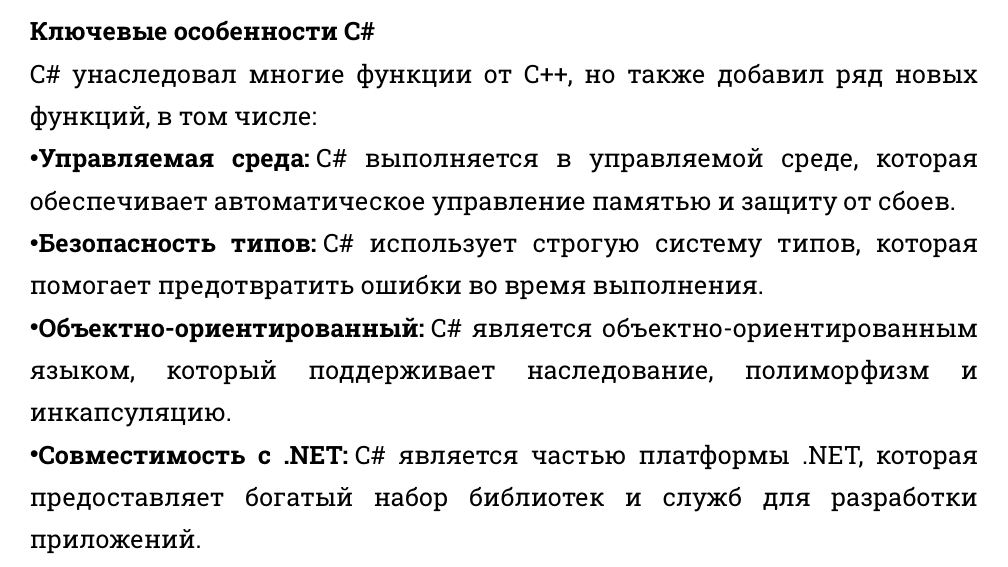
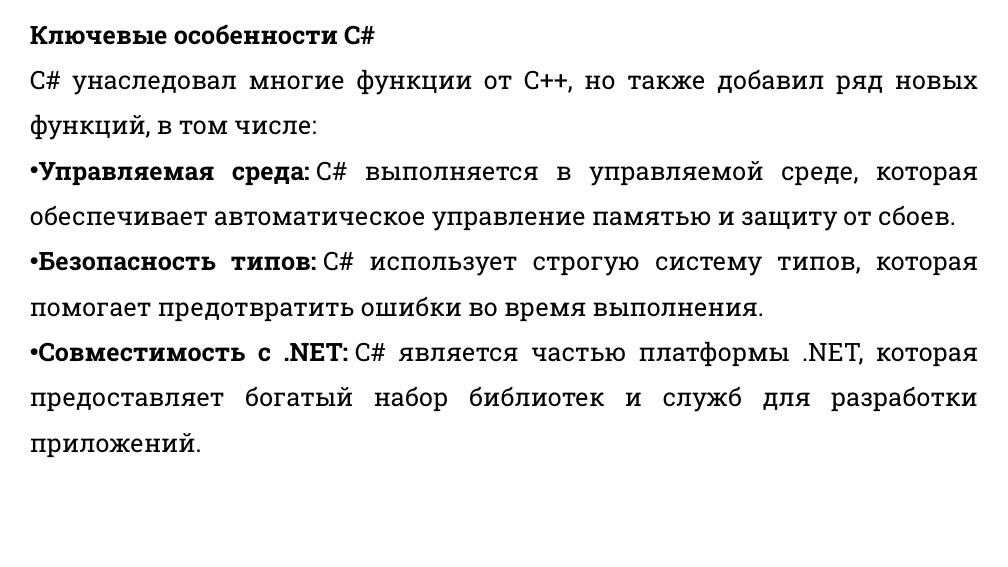
Before and after one commit to DaniilKlyukin/ITiP-1, a slide deck: slide 9 of Лекции/ИТиП лек 1.pptx. Drawn at 1008x567 pixels with LibreOffice and Linux fonts; fonts in the diff are those of the drawing. Boxes give left, top, right and bottom in pixels: in the first picture for what was removed or moved away, otherwise in the second. Text is boxed around its words. In the diff, an @@ line names an element or a change of style, - is before the commit and + after.

```diff
--- a/Лекции/ИТиП лек 1.pptx
+++ b/Лекции/ИТиП лек 1.pptx
@@ text "Ключевые особенности C#" at (30, 25, 978, 457): line spacing 1.4 to 1.5 @@
@@ text at (30, 317, 978, 427): paragraph removed @@
-• Объектно-ориентированный: C# является объектно-ориентированным языком, который поддерживает наследование, полиморфизм и инкапсуляцию.
```
Also in this commit, not shown: 3 other slides changed, 9 other files.
